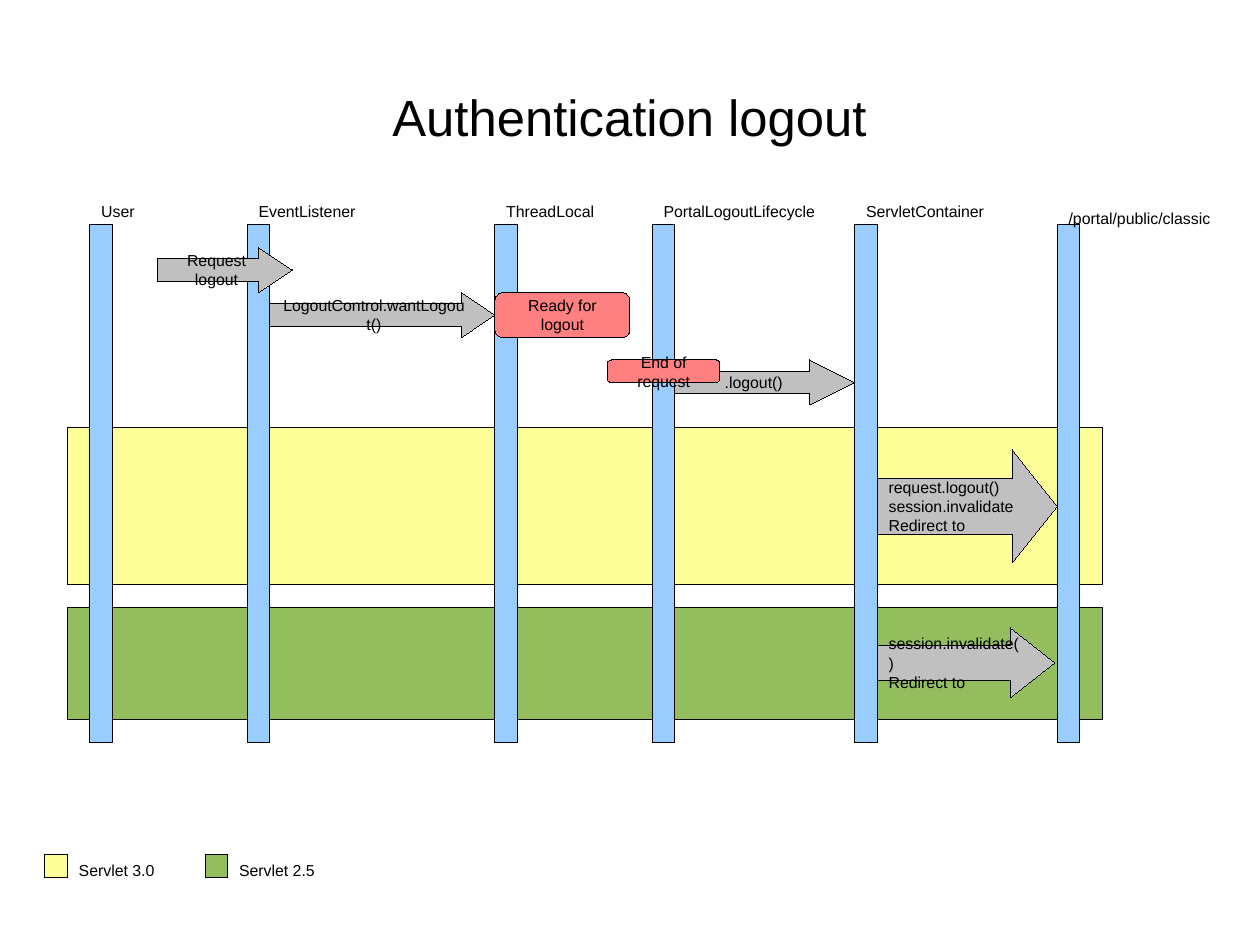
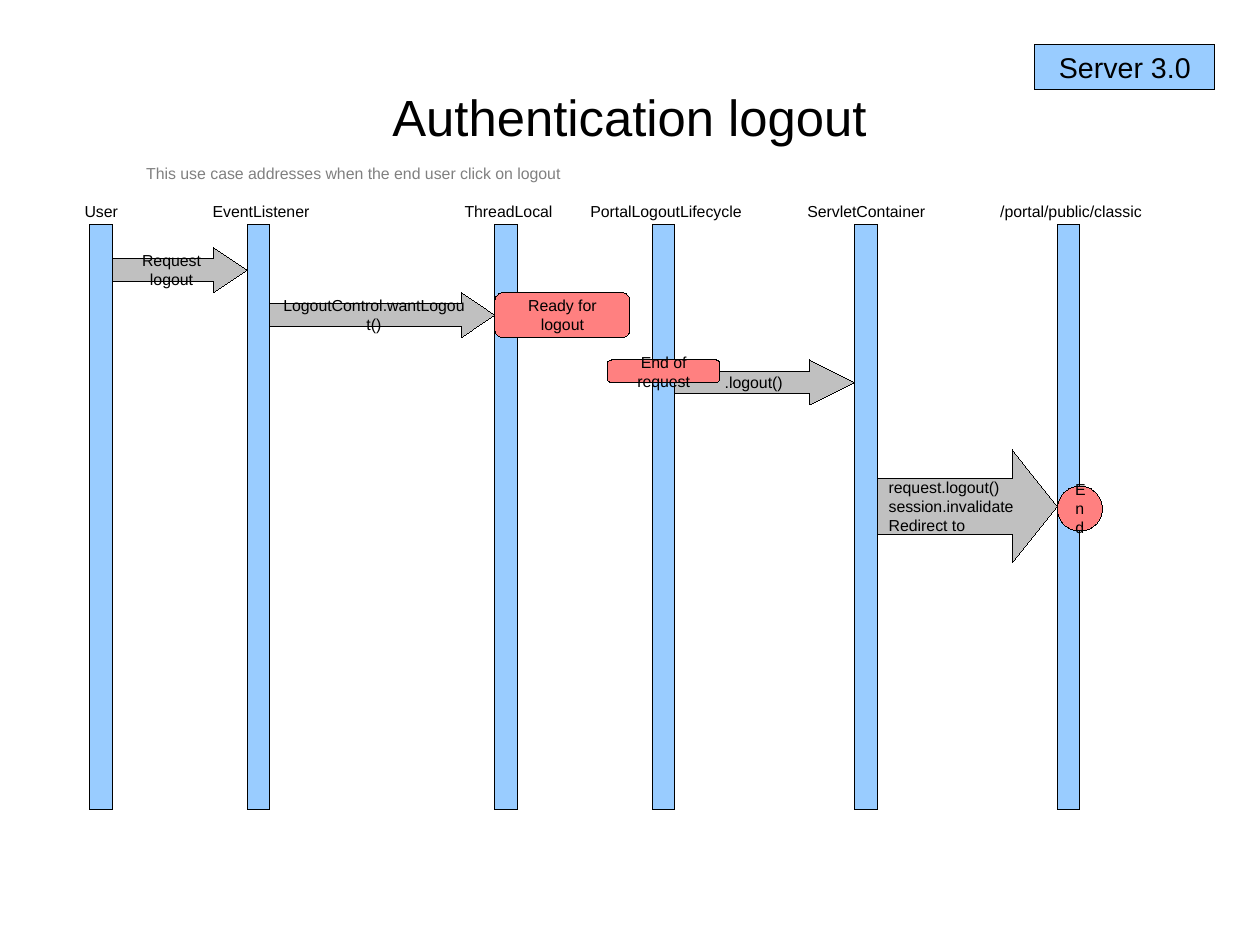
Before and after one commit to gatein/gatein-wci, a slide deck: slide 16 of wci/src/main/doc/wci-authentication.odp (slide 13 before the commit). Drawn at 1260x945 pixels with LibreOffice and Linux fonts; fonts in the diff are those of the drawing. Boxes give left, top, right and bottom in pixels: in the first picture for what was removed or moved away, otherwise in the second. Text is boxed around its words. In the diff, an @@ line names an element or a change of style, - is before the commit and + after.

```diff
--- a/wci/src/main/doc/wci-authentication.odp
+++ b/wci/src/main/doc/wci-authentication.odp
@@ rectangle added at bbox=[1036, 45, 1215, 89], fill #99CCFF, outline #000000 0 pt, 18 pt, text #000000 @@
+Server 3.0
@@ text added at bbox=[146, 167, 560, 182], 10 pt, text #808080 @@
+This use case addresses when the end user click on logout
@@ text "User": place and size @@
-text "User" at bbox=[101, 206, 134, 217]
+text "User" at bbox=[85, 206, 118, 217]
@@ alignment left to centre in 6 elements at bbox=[590, 205, 741, 221], bbox=[1000, 205, 1142, 221], bbox=[807, 205, 925, 217], bbox=[465, 205, 553, 217], bbox=[85, 206, 118, 217], bbox=[213, 205, 310, 217] @@
@@ text "EventListener": place and size @@
-text "EventListener" at bbox=[259, 205, 356, 217]
+text "EventListener" at bbox=[213, 205, 310, 217]
@@ text "ThreadLocal": place and size @@
-text "ThreadLocal" at bbox=[506, 205, 594, 217]
+text "ThreadLocal" at bbox=[465, 205, 553, 217]
@@ text "PortalLogoutLifecycle": place and size @@
-text "PortalLogoutLifecycle" at bbox=[664, 205, 815, 221]
+text "PortalLogoutLifecycle" at bbox=[590, 205, 741, 221]
@@ text "ServletContainer": place and size @@
-text "ServletContainer" at bbox=[866, 205, 984, 217]
+text "ServletContainer" at bbox=[807, 205, 925, 217]
@@ text "/portal/public/classic": place and size @@
-text "/portal/public/classic" at bbox=[1069, 212, 1211, 228]
+text "/portal/public/classic" at bbox=[1000, 205, 1142, 221]
@@ rectangle: place and size @@
-rectangle at bbox=[90, 225, 113, 743]
+rectangle at bbox=[90, 225, 113, 811]
@@ rectangle: place and size @@
-rectangle at bbox=[248, 225, 271, 743]
+rectangle at bbox=[248, 225, 271, 811]
@@ rectangle: place and size @@
-rectangle at bbox=[495, 225, 518, 743]
+rectangle at bbox=[495, 225, 518, 811]
@@ rectangle: place and size @@
-rectangle at bbox=[653, 225, 676, 743]
+rectangle at bbox=[653, 225, 676, 811]
@@ rectangle: place and size @@
-rectangle at bbox=[855, 225, 878, 743]
+rectangle at bbox=[855, 225, 878, 811]
@@ rectangle: place and size @@
-rectangle at bbox=[1058, 225, 1080, 743]
+rectangle at bbox=[1058, 225, 1080, 811]
@@ right arrow "Request logout": place and size @@
-right arrow "Request logout" at bbox=[158, 248, 293, 293]
+right arrow "Request logout" at bbox=[112, 248, 247, 293]
@@ rectangle removed at bbox=[67, 428, 1103, 585] @@
@@ ellipse added at bbox=[1058, 486, 1102, 531], fill #FF8080, outline #000000 0 pt, 10 pt, text #000000 @@
+End
@@ rectangle removed at bbox=[67, 607, 1103, 719] @@
@@ right arrow removed at bbox=[878, 628, 1055, 697] @@
-session.invalidate()
-Redirect to
@@ rectangle removed at bbox=[45, 855, 67, 878] @@
@@ text removed at bbox=[79, 864, 154, 876] @@
-Servlet 3.0
@@ rectangle removed at bbox=[206, 855, 229, 878] @@
@@ text removed at bbox=[239, 864, 315, 876] @@
-Servlet 2.5
```
Also in this commit, not shown: 4 other slides changed, 4 slides added, 1 slide removed, 1 other file.
